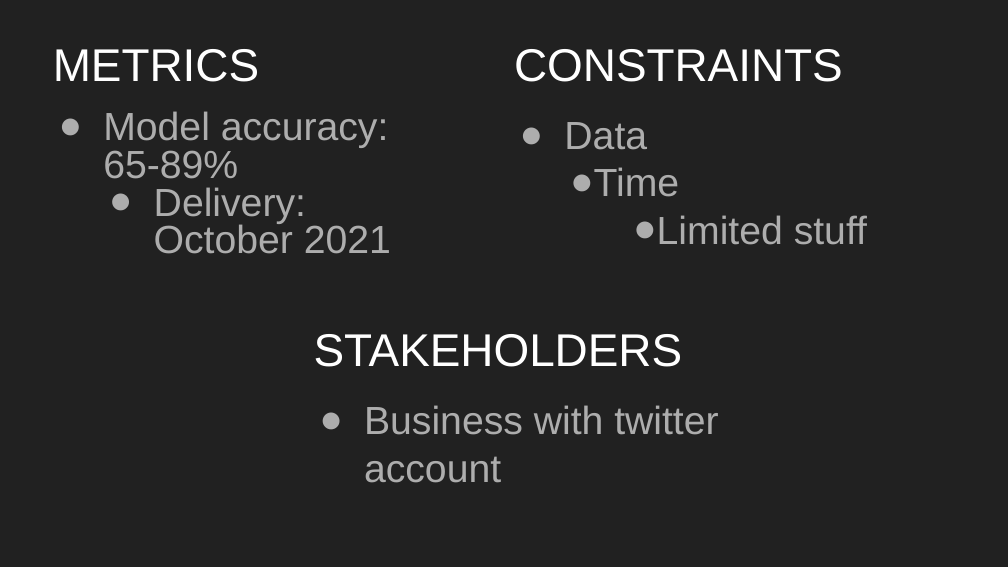
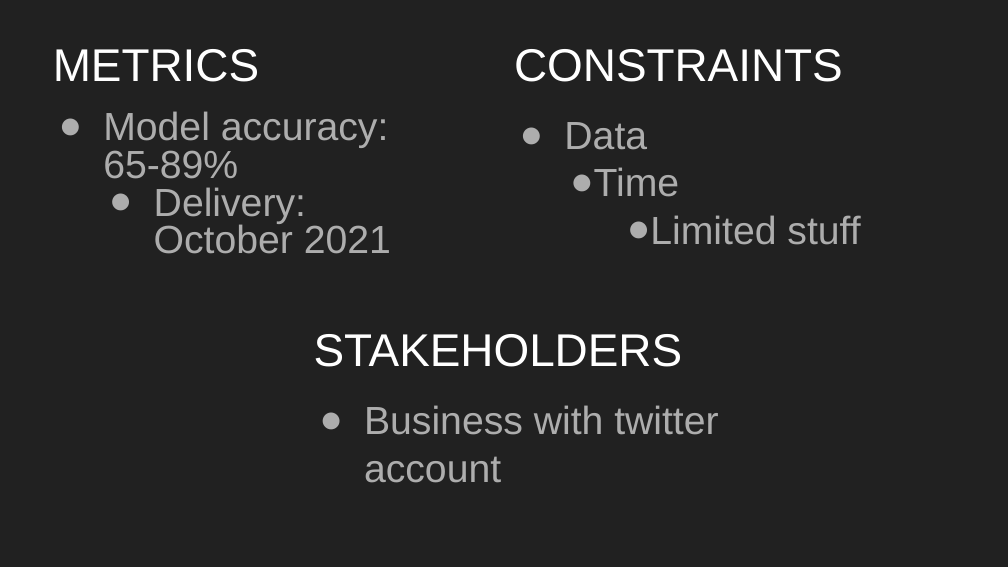
Before and after one commit to ruslan-shulhan/sentiment-analysis, a slide deck: slide 3 of report/presentation/pp/Sentiment analyses - presentation slide deck.pptx. Drawn at 1008x567 pixels with LibreOffice and Linux fonts; fonts in the diff are those of the drawing. Boxes give left, top, right and bottom in pixels: in the first picture for what was removed or moved away, otherwise in the second. Text is boxed around its words. In the diff, an @@ line names an element or a change of style, - is before the commit and + after.

```diff
--- a/report/presentation/pp/Sentiment analyses - presentation slide deck.pptx
+++ b/report/presentation/pp/Sentiment analyses - presentation slide deck.pptx
@@ subtitle at bbox=[627, 215, 860, 245]: indent changed @@
```
Also in this commit, not shown: 1 slide added, 7 other files.
